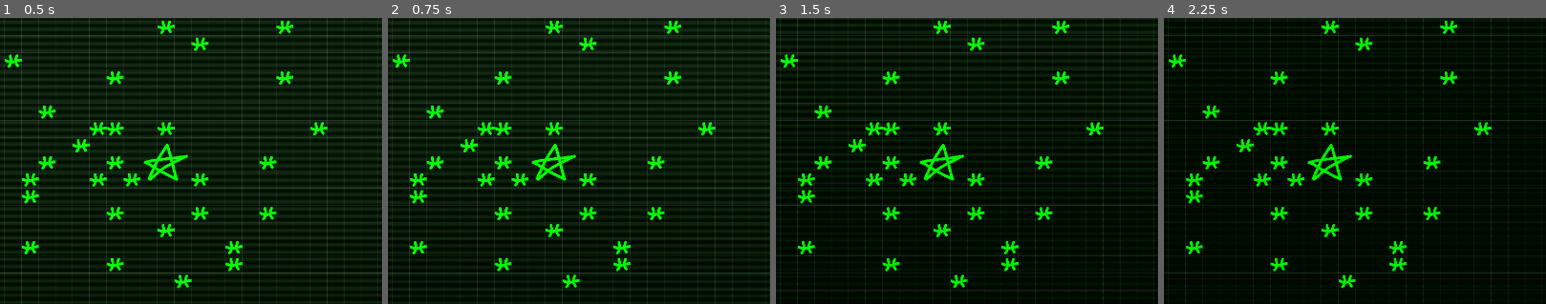
Above: before the commit, frames 1-4 (left to right).
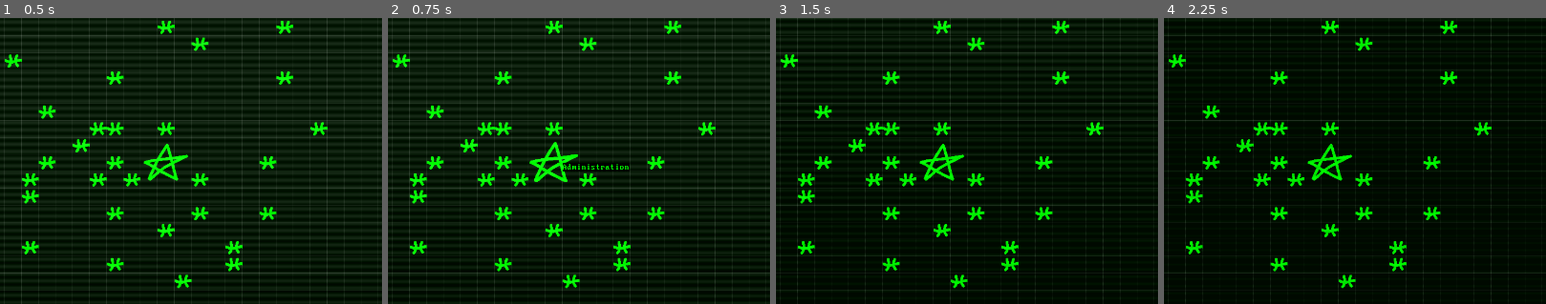
Above: after the commit, the same moments.

Repository: AlexHoratio/SATRAP
Game: Godot game, scene res://Scenes/satrap.tscn
Two runs of this game, one before a commit and one after it. Both use one fixed random seed, a clock stepped at 60 frames per second and the inputs below. This scene is started directly instead of the project's main scene.
Inputs (mouse positions are % of the whole screen's width and height, from its top left):
- Up to frame 1 (0.5 s): no input
- Up to frame 2 (0.75 s): click (51, 50) at 0.52 s
- Up to frame 3 (1.5 s): click ".------------. | Construction…" at 1.25 s
- Up to frame 4 (2.25 s): click ".--------. | Policies | | |" at 2 s
The pictures show only the part of the screen within x 29-79%, y 25-75%; the shares and areas given below are measured in that part.

Frame 1 is identical in both runs. In frame 2, 0.7% of the frame differs, in the area x 37-64%, y 43-58%; in frame 3, less than 0.1%; in frame 4, less than 0.1%.

Commit message:
better hover fx

Diff:
--- a/Prefabs/Entities/admin.tscn
+++ b/Prefabs/Entities/admin.tscn
@@ -6,6 +6,7 @@
 
 [node name="building" unique_id=1304179753 instance=ExtResource("1_tmxoc")]
 script = ExtResource("2_4w0yw")
+building_name = "Administration"
 
 [node name="Sprite2D" type="Sprite2D" parent="." index="0" unique_id=2134217759]
 texture_filter = 1
--- a/Prefabs/Entities/building.gd
+++ b/Prefabs/Entities/building.gd
@@ -1,5 +1,7 @@
 extends Node2D
 class_name Building
+
+@export var building_name = "???"
 
 var occupied_tiles = []
 
@@ -18,10 +20,15 @@
 		base_sprite_scale = $Sprite2D.scale
 
 func _process(delta):
-	pass
+
+	if has_node("Sprite2D"):
+		$Sprite2D.scale = lerp($Sprite2D.scale, (base_sprite_scale * 1.1) if hovering else base_sprite_scale, 20 * delta)
+
 
 func _on_mouse_entered() -> void:
 	hovering = true
+	get_tree().get_meta("tooltip").add_text(building_name)
 
 func _on_mouse_exited() -> void:
 	hovering = false
+	get_tree().get_meta("tooltip").add_text("")
--- a/Prefabs/Entities/civil.gd
+++ b/Prefabs/Entities/civil.gd
@@ -2,13 +2,3 @@
 
 func _process(delta: float):
 	super(delta)
-
-	$Sprite2D.scale = lerp($Sprite2D.scale, (base_sprite_scale * 1.1) if hovering else base_sprite_scale, 20 * delta)
-
-func _on_mouse_entered() -> void:
-	super()
-	get_tree().get_meta("tooltip").add_text("Civil")
-
-func _on_mouse_exited() -> void:
-	super()
-	get_tree().get_meta("tooltip").add_text("")
--- a/Prefabs/Entities/civil.tscn
+++ b/Prefabs/Entities/civil.tscn
@@ -6,6 +6,7 @@
 
 [node name="building" unique_id=1304179753 instance=ExtResource("1_frv1a")]
 script = ExtResource("2_2gubu")
+building_name = "Civilian"
 
 [node name="Sprite2D" type="Sprite2D" parent="." index="0" unique_id=277373365]
 texture_filter = 1
--- a/Prefabs/Entities/village.tscn
+++ b/Prefabs/Entities/village.tscn
@@ -17,8 +17,17 @@
 
 [node name="building" unique_id=1304179753 instance=ExtResource("1_h2yeb")]
 script = ExtResource("2_foefc")
+building_name = "Village"
 
 [node name="Sprite2D" type="AnimatedSprite2D" parent="." index="0" unique_id=369786396]
 texture_filter = 1
 scale = Vector2(0.17, 0.17)
 sprite_frames = SubResource("SpriteFrames_af5lw")
+
+[node name="Button" type="Button" parent="." index="1" unique_id=647066412]
+self_modulate = Color(1, 1, 1, 0)
+offset_left = -46.0
+offset_top = -44.0
+offset_right = 46.0
+offset_bottom = 44.0
+mouse_default_cursor_shape = 2
--- a/Scenes/satrap.tscn
+++ b/Scenes/satrap.tscn
@@ -372,6 +372,16 @@
 theme_override_fonts/font = ExtResource("3_y32xm")
 script = ExtResource("3_yg0qq")
 
+[node name="ColorRect" type="ColorRect" parent="CanvasLayer/tooltip" unique_id=1885439389]
+show_behind_parent = true
+layout_mode = 1
+anchors_preset = 15
+anchor_right = 1.0
+anchor_bottom = 1.0
+grow_horizontal = 2
+grow_vertical = 2
+color = Color(0, 0, 0, 1)
+
 [node name="Images" type="Sprite2D" parent="." unique_id=863690617]
 visible = false
 position = Vector2(722, 516)
--- a/Scenes/tooltip.gd
+++ b/Scenes/tooltip.gd
@@ -6,5 +6,9 @@
 func _process(delta):
 	global_position = get_global_mouse_position() + Vector2(16, 0)
 
+	visible = text != ""
+
 func add_text(new_text = ""):
 	text = new_text
+
+	size = get_theme_font("font").get_string_size(new_text)
